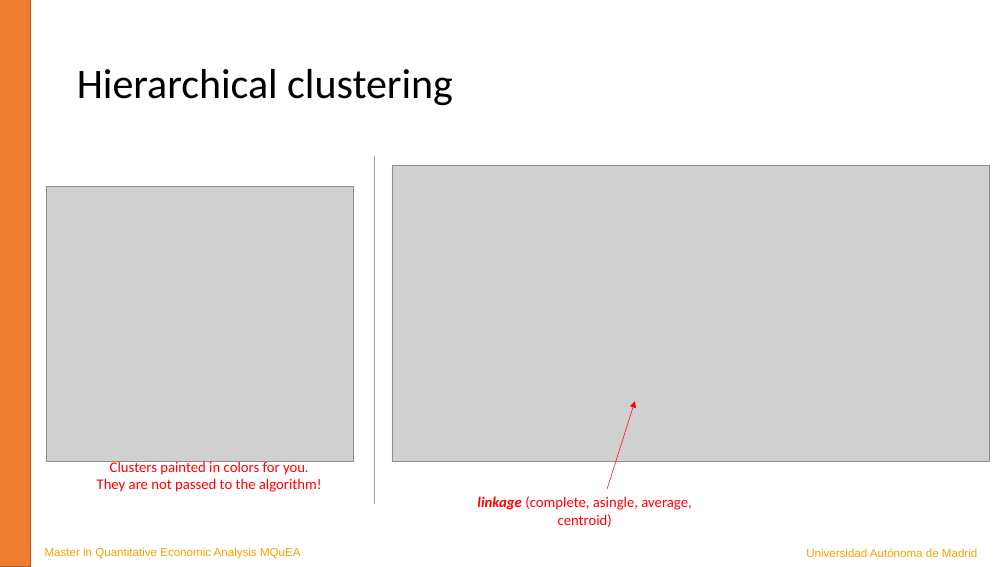
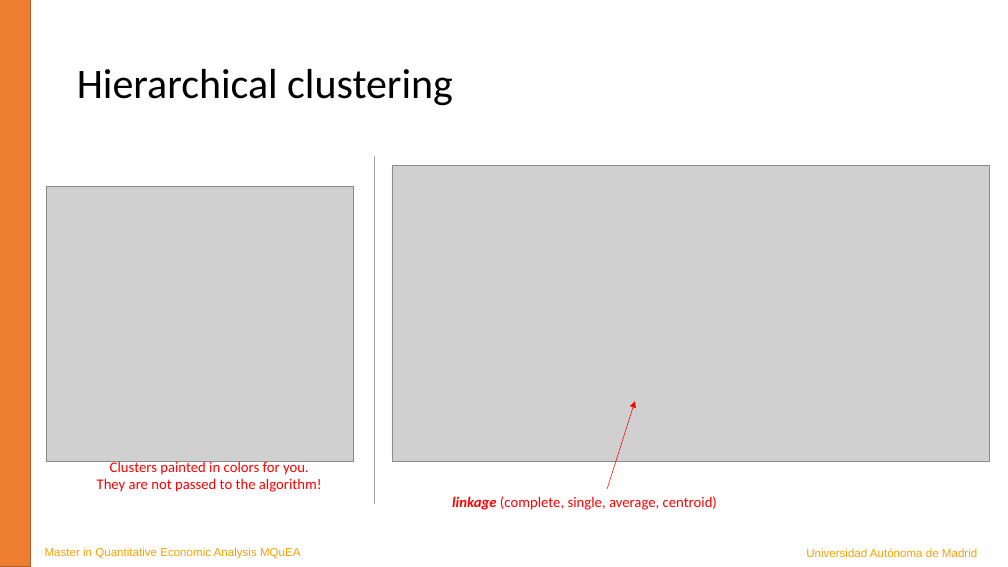
Before and after one commit to JavierBas/IMLEF-MQuEA, a slide deck: slide 16 of Course content/Slides/Topic 8 - Clustering.pptx. Drawn at 1008x567 pixels with LibreOffice and Linux fonts; fonts in the diff are those of the drawing; grey boxes stand for pictures. Boxes give left, top, right and bottom in pixels: in the first picture for what was removed or moved away, otherwise in the second. Text is boxed around its words. In the diff, an @@ line names an element or a change of style, - is before the commit and + after.

```diff
--- a/Course content/Slides/Topic 8 - Clustering.pptx
+++ b/Course content/Slides/Topic 8 - Clustering.pptx
@@ text at <box>452,496,717,510</box>: text changed @@
-linkage (complete, asingle, average, centroid)
+linkage (complete, single, average, centroid)
```
Also in this commit, not shown: 4 other slides changed.
